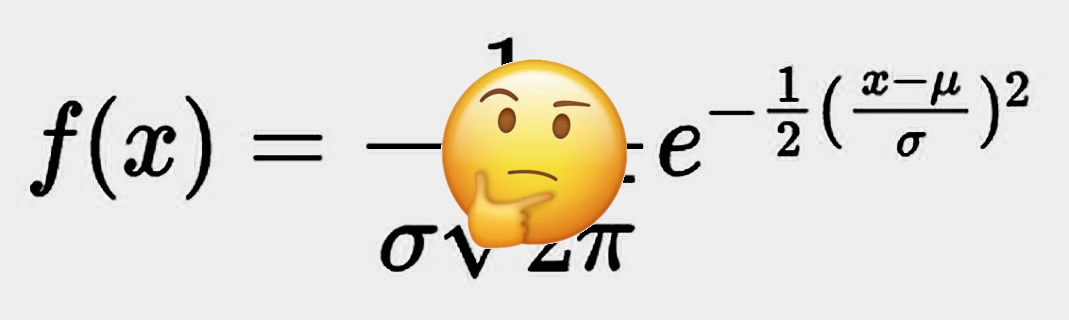
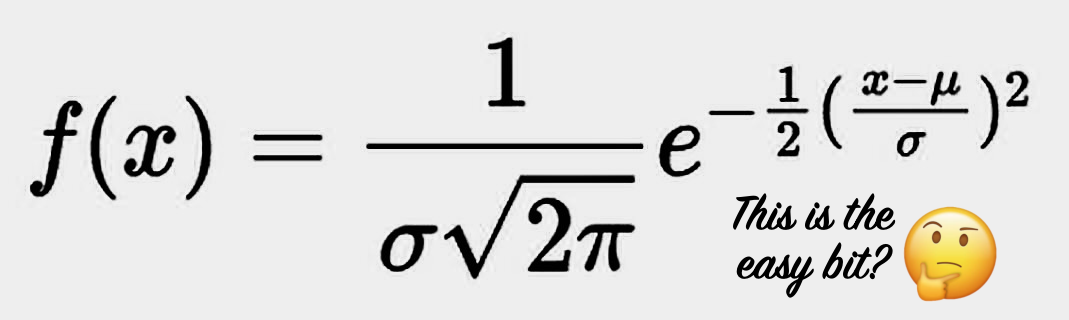
Layered file, before and after one edit (w=1069, h=320). Changes by layer:
added layer "This is the ..." above "speech" over <box>733,193,896,298</box>
painted on "thinking.png" over <box>441,59,997,302</box>
